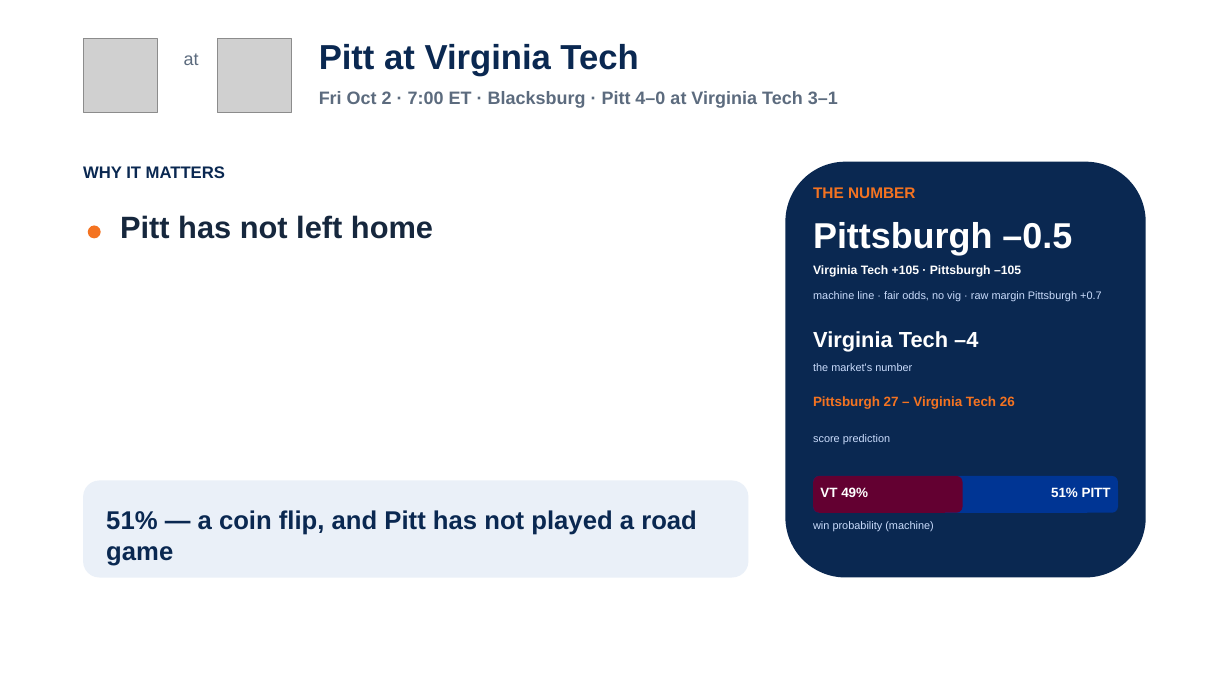
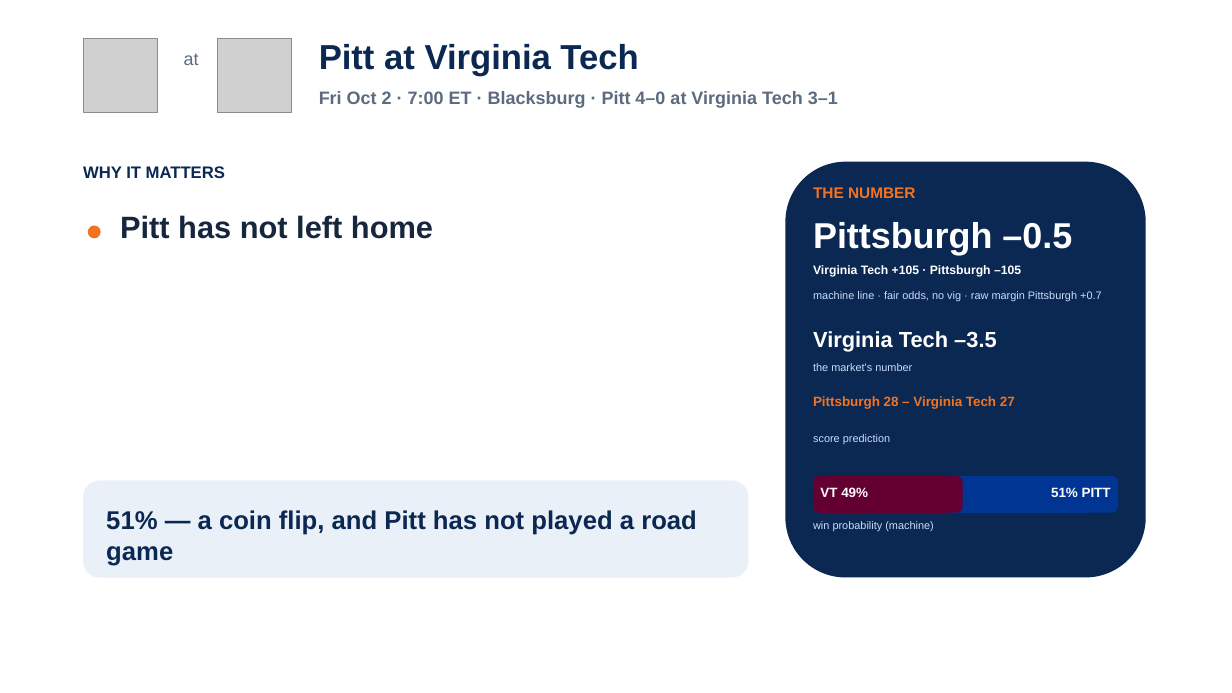
Before and after one commit to lucasalvarezflorida-lab/ncaa-fbs-analytics, a slide deck: slide 6 of decks/2026_Week5_Episode6.pptx. Drawn at 1232x693 pixels with LibreOffice and Linux fonts; fonts in the diff are those of the drawing; grey boxes stand for pictures. Boxes give left, top, right and bottom in pixels: in the first picture for what was removed or moved away, otherwise in the second. Text is boxed around its words. In the diff, an @@ line names an element or a change of style, - is before the commit and + after.

```diff
--- a/decks/2026_Week5_Episode6.pptx
+++ b/decks/2026_Week5_Episode6.pptx
@@ text at [813, 331, 996, 351]: text changed @@
-Virginia Tech –4
+Virginia Tech –3.5
@@ text at [813, 396, 1015, 409]: text changed @@
-Pittsburgh 27 – Virginia Tech 26
+Pittsburgh 28 – Virginia Tech 27
```
Also in this commit, not shown: 3 other slides changed, 6 other files.
